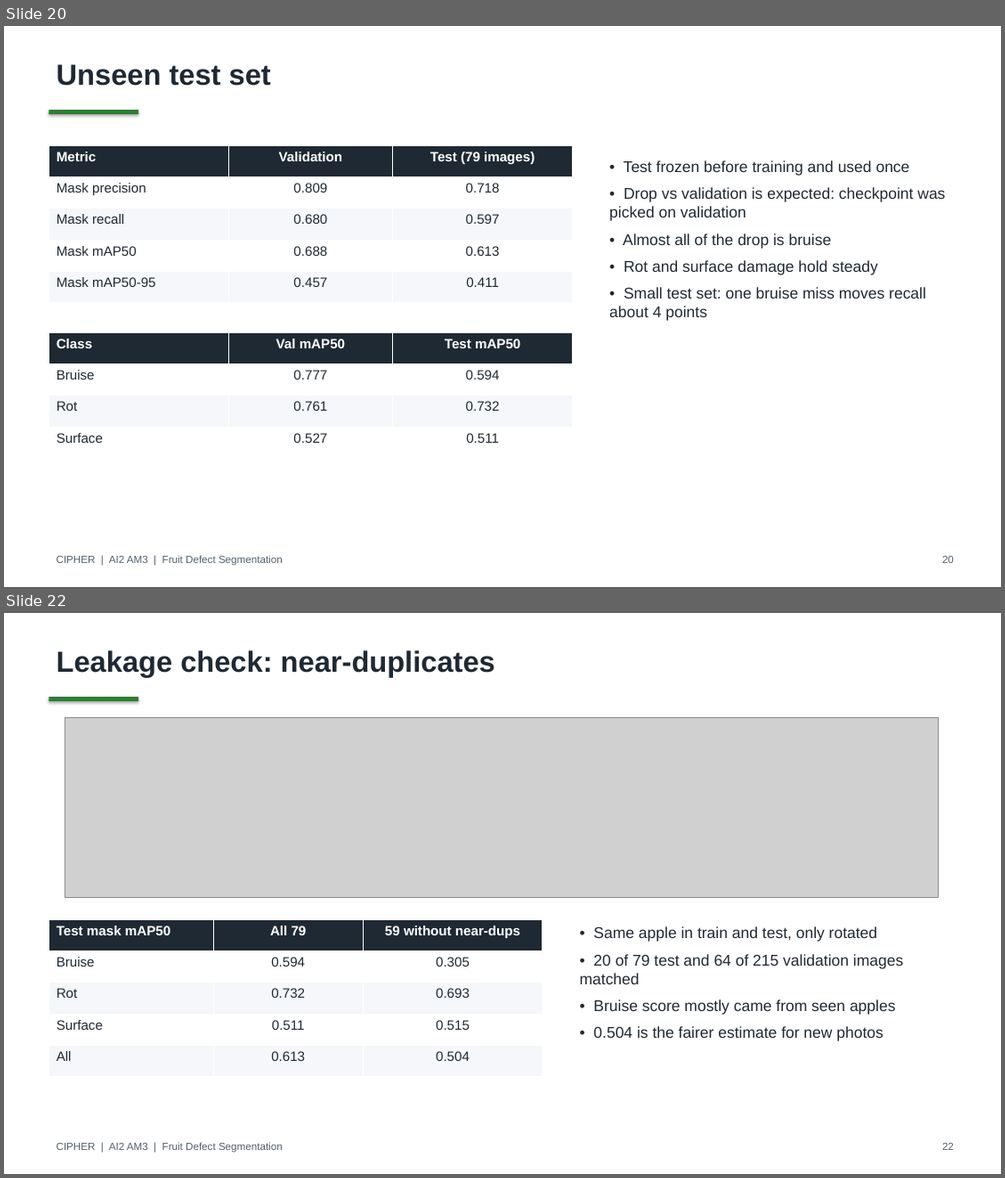
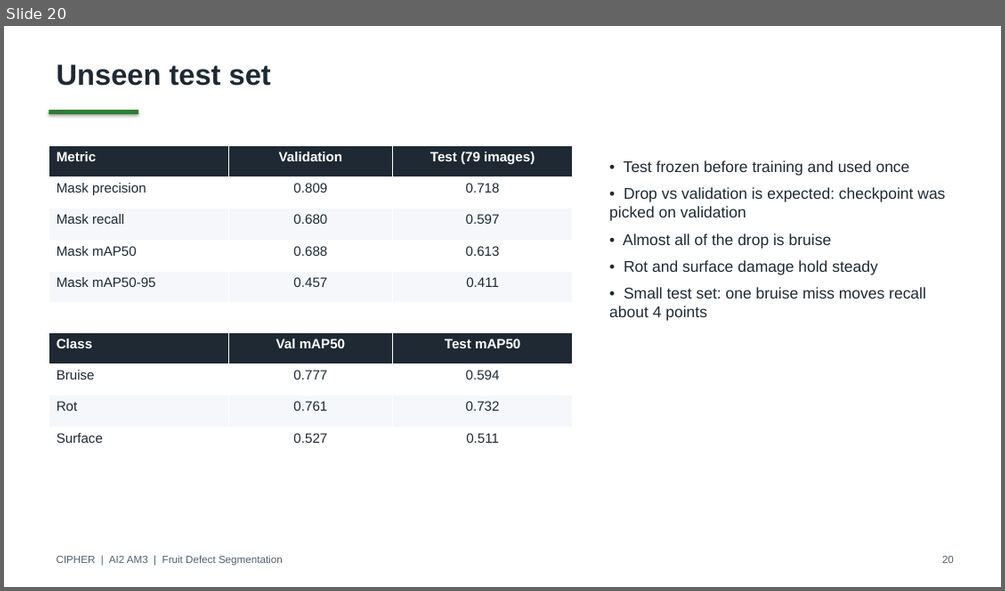
Before and after one commit to deangg/instancesegmentation, a slide deck: slides/CIPHER_AI2_Final_Defense.pptx. Shown one above the other, each under a label of ours: slides 20 and 22 before the commit, slide 20 after it; the slides between them are not shown. The pictures are 1005x1178 and 1005x591 pixels, drawn with LibreOffice and Linux fonts; fonts in the diff are those of the drawing; grey boxes stand for pictures. Boxes give left, top, right and bottom in pixels: in the first picture for what was removed or moved away, otherwise in the second. Text is boxed around its words. In the diff, an @@ line names an element or a change of style, - is before the commit and + after.

```diff
--- a/slides/CIPHER_AI2_Final_Defense.pptx
+++ b/slides/CIPHER_AI2_Final_Defense.pptx
@@ slide 22 removed at (4, 613, 1001, 1174), background #FFFFFF @@
@@ text removed at (57, 650, 495, 677) @@
-Leakage check: near-duplicates
@@ rectangle removed at (48, 697, 138, 701) @@
@@ picture removed at (65, 718, 938, 897) @@
@@ table removed at (48, 919, 542, 1077), 5 rows, 3 columns @@
-Test mask mAP50 | All 79 | 59 without near-dups
-Bruise | 0.594 | 0.305
-Rot | 0.732 | 0.693
-Surface | 0.511 | 0.515
-All | 0.613 | 0.504
@@ text removed at (580, 926, 903, 1041) @@
-• Same apple in train and test, only rotated
-• 20 of 79 test and 64 of 215 validation images matched
-• Bruise score mostly came from seen apples
-• 0.504 is the fairer estimate for new photos
@@ text removed at (57, 1142, 283, 1152) @@
-CIPHER | AI2 AM3 | Fruit Defect Segmentation
@@ text removed at (942, 1143, 954, 1150) @@
-22
```
Also in this commit, not shown: 13 slides changed, 7 other files.
